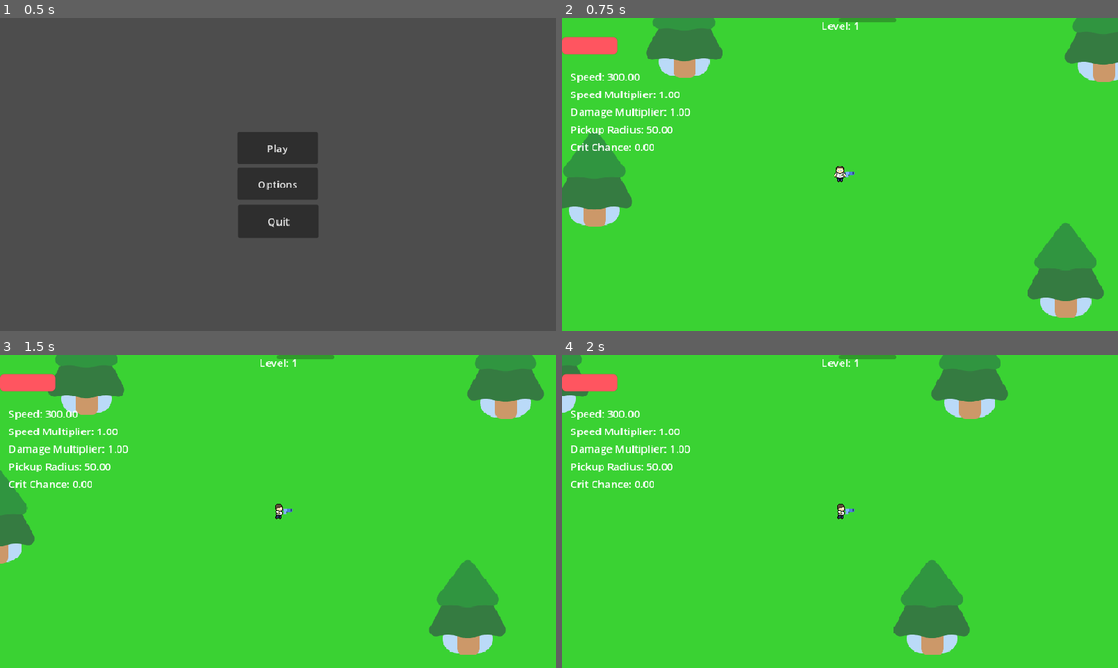
Above: before the commit, frames 1-4 (two rows, left to right).
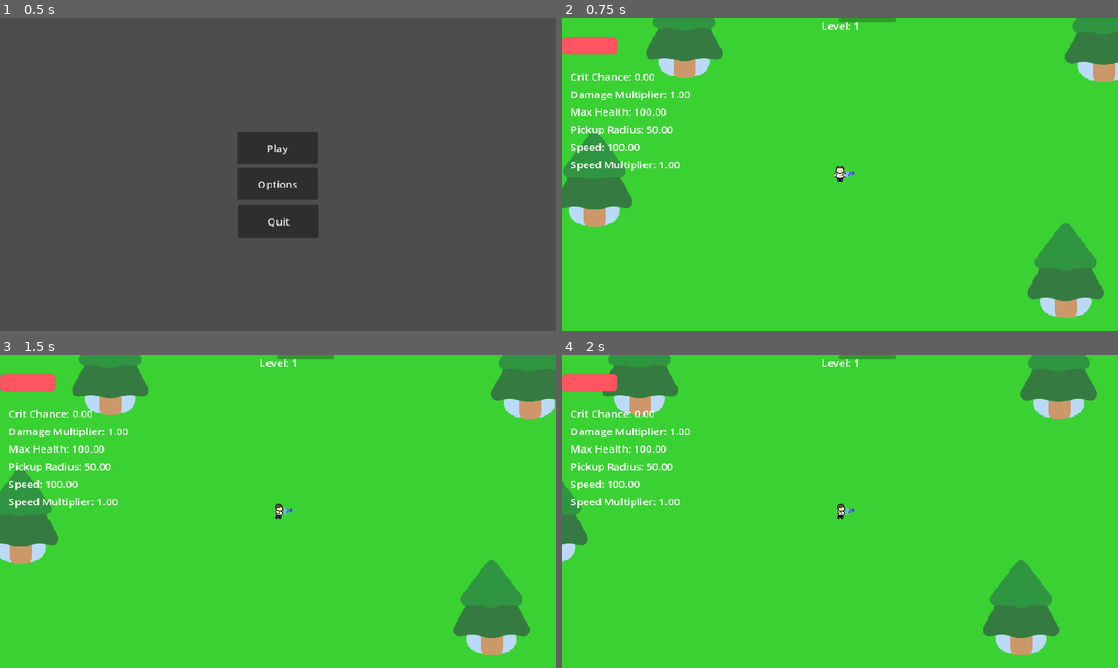
Above: after the commit, the same moments.

Repository: benz76428/labman-game-main
Game: Godot game, scene res://Main Menu/main_menu.tscn
Two runs of this game, one before a commit and one after it. Both use one fixed random seed, a clock stepped at 60 frames per second and the inputs below.
Inputs:
- Up to frame 1 (0.5 s): no input
- Up to frame 2 (0.75 s): click "Play" at 0.5 s
- Up to frame 3 (1.5 s): tap Enter at 1.25 s; hold D (walk_right) from 1.28 s (still down)
- Up to frame 4 (2 s): keep holding D (walk_right)

Frame 1 is identical in both runs. In frame 2, 1.3% of the frame differs, in the area x 1-24%, y 17-49%; in frame 3, 9.0%; in frame 4, 14%, in the area x 0-97%, y 0-96%.

Commit message:
implemented damage numbers

Diff:
--- a/Scenes/Enemies/Test_Slime/mob.gd
+++ b/Scenes/Enemies/Test_Slime/mob.gd
@@ -1,6 +1,6 @@
 extends CharacterBody2D
 
-@export var max_health: int = 5
+@export var max_health: int = 10
 @export var speed: float = 50
 @export var damage_amount: int = 10
 @export var attack_cooldown: float = 1.0
@@ -8,7 +8,7 @@
 var current_health: int
 
 const DNA_DROP = preload("res://Scenes/xp/dna_drop.tscn")
-
+const DAMAGE_NUMBER = preload("res://Scenes/ui/damage_number.tscn")
 @onready var player = get_tree().get_first_node_in_group("player")
 func _ready():
 	%Slime.play_walk()
@@ -31,7 +31,8 @@
 
 func trigger_attack_cooldown() -> void:
 	can_attack = false
-
+	if get_tree() == null:
+		return
 	await get_tree().create_timer(attack_cooldown).timeout
 
 	can_attack = true
@@ -39,6 +40,13 @@
 func take_damage(amount:float):
 	current_health -= amount
 	%Slime.play_hurt()
+
+	var dmg_indicator = DAMAGE_NUMBER.instantiate()
+	# Add it to the main scene tree so it doesn't get deleted if the mob dies
+	get_tree().current_scene.add_child(dmg_indicator)
+	# Cast the amount to an int and trigger the popup animation
+	dmg_indicator.popup(int(amount), global_position)
+
 	if current_health <= 0:
 
 		$Hitbox.set_deferred("disabled", true)
--- a/Scenes/Enemies/ranged_enemy.gd
+++ b/Scenes/Enemies/ranged_enemy.gd
@@ -8,7 +8,7 @@
 var current_health: int
 var can_shoot: bool = true
 const DNA_DROP = preload("res://Scenes/xp/dna_drop.tscn")
-
+const DAMAGE_NUMBER = preload("res://Scenes/ui/damage_number.tscn")
 @onready var player = get_tree().get_first_node_in_group("player")
 @export var projectile_scene: PackedScene
 
@@ -43,7 +43,11 @@
 func take_damage(amount):
 	current_health -= amount
 	%Slime.play_hurt()
-	print("Enemy took ", amount, " damage! Health left: ", current_health)
+	var dmg_indicator = DAMAGE_NUMBER.instantiate()
+	# Add it to the main scene tree so it doesn't get deleted if the mob dies
+	get_tree().current_scene.add_child(dmg_indicator)
+	# Cast the amount to an int and trigger the popup animation
+	dmg_indicator.popup(int(amount), global_position)
 	if current_health <= 0:
 
 		$Hitbox.set_deferred("disabled", true)
--- a/Scenes/Player/Player.tscn
+++ b/Scenes/Player/Player.tscn
@@ -203,6 +203,14 @@
 
 [node name="Player" type="CharacterBody2D" groups=["player"]]
 script = ExtResource("1_l2atl")
+base_stats = {
+"crit_chance": 0.0,
+"damage_multiplier": 1.0,
+"max_health": 100.0,
+"pickup_radius": 50.0,
+"speed": 100.0,
+"speed_multiplier": 1.0
+}
 
 [node name="AnimatedSprite2D" type="AnimatedSprite2D" parent="."]
 sprite_frames = SubResource("SpriteFrames_2mse5")
--- a/Scenes/Player/player.gd
+++ b/Scenes/Player/player.gd
@@ -5,7 +5,7 @@
 signal xp_changed(current_xp, max_xp)
 signal level_changed(new_level)
 signal health_changed(current_health, max_health)
-
+signal stats_updated
 # Preload your mutation picker scene
 const MUTATION_PICKER_SCENE = preload("res://Scenes/Mutation Picker/mutation_picker.tscn")
 
@@ -21,6 +21,7 @@
 
 # The dictionary that actually changes during gameplay
 var current_stats: Dictionary
+
 var player_direction: Vector2 = Vector2.DOWN
 # --- PROGRESSION & HEALTH VARIABLES ---
 var current_health: float
@@ -46,16 +47,10 @@
 func modify_stat(stat_name: String, amount: float):
 	if current_stats.has(stat_name):
 		current_stats[stat_name] += amount
-		print("Upgraded! ", stat_name, " is now: ", current_stats[stat_name])
-
-		# If we upgraded max health, we should also heal the player slightly!
-		if stat_name == "max_health":
-			current_health += amount
-			health_changed.emit(current_health, get_stat("max_health"))
+		print(stat_name, " increased by ", amount, ". New total: ", current_stats[stat_name])
+		stats_updated.emit() # <--- THIS IS CRITICAL FOR THE HUD
 	else:
 		print("ERROR: Tried to upgrade a stat that doesn't exist: ", stat_name)
-
-# Other scripts (like guns and walk states) call this to read a stat
 func get_stat(stat_name: String) -> float:
 	if current_stats.has(stat_name):
 		return current_stats[stat_name]
@@ -75,8 +70,7 @@
 
 func die():
 	print("Player Died!")
-	# You can add game over screen or reload logic here
-	# get_tree().reload_current_scene()
+	get_tree().change_scene_to_file("res://Main Menu/main_menu.tscn")
 
 # Enemies call this when they die and drop DNA
 func gain_xp(amount: int):
--- a/Scenes/Weapons/milk shooter/milk_nipples.gd
+++ b/Scenes/Weapons/milk shooter/milk_nipples.gd
@@ -1,35 +1,36 @@
-extends BaseWeapon # <-- Now it inherits all the auto-targeting logic!
+extends BaseWeapon
 
-# Make sure this matches your marker node name (e.g., $Muzzle, $Marker2D, etc.)
-# If you have two muzzles (since it's plural!), let me know and we can make it shoot from both!
 @onready var muzzle = $%ShootingPoint
 
-# This overrides the blank function in the base class!
-func shoot(target: Node2D):
+
+func _on_fire_timer_timeout():
 	if not projectile_scene:
 		print("ERROR: No milk projectile scene attached!")
 		return
 
 	var new_milk = projectile_scene.instantiate()
 
-	# Point the weapon exactly at the closest enemy!
-	look_at(target.global_position)
-
-	# Calculate damage using the player's dictionary
+	if player and "player_direction" in player:
+		rotation = player.player_direction.angle()
+	# 1. Calculate damage using the player's dictionary
 	var final_damage = base_damage
 	if player and player.has_method("get_stat"):
 		final_damage = base_damage * player.get_stat("damage_multiplier")
 
-	# Set up the projectile
 	new_milk.damage = final_damage
 
-	# If you don't have a Muzzle node, you can just use `global_position` instead
+	# 2. Spawn it at the muzzle
 	if muzzle:
 		new_milk.global_position = muzzle.global_position
 	else:
 		new_milk.global_position = global_position
 
-	new_milk.rotation = global_rotation
+	# 3. Ask the player which way they are facing!
+	if player and "player_direction" in player:
+		# Convert their Vector2 direction (like [1, 0] for Right) into an angle
+		new_milk.rotation = player.player_direction.angle()
+	else:
+		new_milk.rotation = 0 # Default to pointing right just in case
 
-	# Add the projectile to the world
+	# 4. Add the projectile to the world
 	get_tree().current_scene.add_child(new_milk)
--- a/Scenes/Weapons/milk shooter/milk_nipples.tscn
+++ b/Scenes/Weapons/milk shooter/milk_nipples.tscn
@@ -11,14 +11,12 @@
 collision_mask = 2
 script = ExtResource("1_71743")
 projectile_scene = ExtResource("2_5td8v")
-fire_rate = 0.0
+fire_rate = 0.5
 
 [node name="CollisionShape2D" type="CollisionShape2D" parent="."]
 shape = SubResource("CircleShape2D_dk5gl")
 
-[node name="WeaponPivot" type="Marker2D" parent="."]
+[node name="ShootingPoint" type="Marker2D" parent="."]
+unique_name_in_owner = true
+position = Vector2(22, -0.9999999)
 rotation = 0.0013343096
-
-[node name="ShootingPoint" type="Marker2D" parent="WeaponPivot"]
-unique_name_in_owner = true
-position = Vector2(21.998646, -1.0293539)
--- /dev/null
+++ b/Scenes/ui/damage_number.gd
@@ -0,0 +1,21 @@
+extends Marker2D
+
+func popup(damage_amount: int, start_position: Vector2):
+	# Set the text to the damage amount
+	$Label.text = str(damage_amount)
+
+	# Move the number to where the enemy got hit
+	global_position = start_position
+
+	# Create an animation (Tween)
+	var tween = get_tree().create_tween()
+	tween.set_parallel(true) # Run animations at the same time
+
+	# Move it up 50 pixels over 0.5 seconds
+	tween.tween_property(self, "global_position:y", global_position.y - 50, 0.5)
+
+	# Fade out the opacity (modulate:a) over 0.5 seconds
+	tween.tween_property(self, "modulate:a", 0.0, 0.5)
+
+	# When the animation finishes, delete this node
+	tween.chain().tween_callback(queue_free)
--- /dev/null
+++ b/Scenes/ui/damage_number.tscn
@@ -0,0 +1,10 @@
+[gd_scene load_steps=2 format=3 uid="uid://db7xpeftp120b"]
+
+[ext_resource type="Script" uid="uid://wfrxw8qo3oco" path="res://Scenes/ui/damage_number.gd" id="1_gef6k"]
+
+[node name="DamageNumber" type="Marker2D"]
+script = ExtResource("1_gef6k")
+
+[node name="Label" type="Label" parent="."]
+offset_right = 40.0
+offset_bottom = 23.0
--- a/Scenes/ui/hud.gd
+++ b/Scenes/ui/hud.gd
@@ -35,8 +35,6 @@
 	# Loop through every single stat in the player's dictionary!
 	for stat_name in player.current_stats.keys():
 		# Optional: Skip max_health since we already have a big visual health bar for it
-		if stat_name == "max_health":
-			continue
 
 		var new_label = Label.new()
 		stat_container.add_child(new_label)
--- a/Scripts/Mutations/damage increase/combat_stim_dna.tres
+++ b/Scripts/Mutations/damage increase/combat_stim_dna.tres
@@ -1,10 +1,9 @@
-[gd_resource type="Resource" script_class="CombatStimMutation" load_steps=2 format=3 uid="uid://brj530n0j7srx"]
+[gd_resource type="Resource" script_class="Mutation" load_steps=2 format=3 uid="uid://brj530n0j7srx"]
 
-[ext_resource type="Script" uid="uid://bpuiyvxx3aamk" path="res://Scripts/Mutations/damage increase/combat_stim_mutation.gd" id="1_ovlip"]
+[ext_resource type="Script" uid="uid://4t87huefrkpe" path="res://Scripts/Mutations/mutation.gd" id="1_ovlip"]
 
 [resource]
 script = ExtResource("1_ovlip")
-mutation_name = "Combat Stimulant"
-mutation_description = "Increase Damage Dealt"
-base_value = 2.0
-metadata/_custom_type_script = "uid://bpuiyvxx3aamk"
+mutation_name = "Combat Stim"
+target_stat = "damage_multiplier"
+base_value = 10.0
--- a/Scripts/Mutations/damage increase/combat_stim_mutation.gd
+++ /dev/null
@@ -1,13 +0,0 @@
-extends Mutation
-class_name CombatStimMutation
-
-func apply_mutation(player: Node2D):
-	if current_level >= max_level:
-		return
-
-	var amount_to_add = base_value if current_level == 0 else upgrade_value
-
-	if "damage_multiplier" in player:
-		player.damage_multiplier += amount_to_add
-
-	current_level += 1
--- a/Scripts/Mutations/fast feet/fast_feet_dna.tres
+++ b/Scripts/Mutations/fast feet/fast_feet_dna.tres
@@ -1,10 +1,9 @@
-[gd_resource type="Resource" script_class="FastFeetMutation" load_steps=2 format=3 uid="uid://dagu2cep6ge37"]
+[gd_resource type="Resource" script_class="Mutation" load_steps=2 format=3 uid="uid://dagu2cep6ge37"]
 
-[ext_resource type="Script" uid="uid://bvwqqlsucxuuc" path="res://Scripts/Mutations/fast feet/fast_feet_mutation.gd" id="1_oiisj"]
+[ext_resource type="Script" uid="uid://4t87huefrkpe" path="res://Scripts/Mutations/mutation.gd" id="1_oiisj"]
 
 [resource]
 script = ExtResource("1_oiisj")
 mutation_name = "Fast Feet"
-target_stat = "10"
+target_stat = "speed_multiplier"
 base_value = 1.0
-metadata/_custom_type_script = "uid://bvwqqlsucxuuc"
--- a/Scripts/Mutations/fast feet/fast_feet_mutation.gd
+++ /dev/null
@@ -1,16 +0,0 @@
-extends Mutation
-class_name FastFeetMutation
-
-func apply_mutation(player: Node2D):
-	if current_level >= max_level:
-		return # Stop if it's already maxed out
-
-	# 1. Simply decide which value to use in one line of code
-	var amount_to_add = base_value if current_level == 0 else upgrade_value
-
-	# 2. Apply it to the player
-	if "speed_multiplier" in player:
-		player.speed_multiplier += amount_to_add
-
-	# 3. Increase the level
-	current_level += 1
--- a/Scripts/Mutations/health upgrade/minor_health_dna.tres
+++ b/Scripts/Mutations/health upgrade/minor_health_dna.tres
@@ -1,10 +1,9 @@
-[gd_resource type="Resource" script_class="ThickHideMutation" load_steps=2 format=3 uid="uid://4efsnv3e421h"]
+[gd_resource type="Resource" script_class="Mutation" load_steps=2 format=3 uid="uid://4efsnv3e421h"]
 
-[ext_resource type="Script" uid="uid://b3j1br8hcyw0j" path="res://Scripts/Mutations/health upgrade/thick_hide_mutation.gd" id="1_sisqo"]
+[ext_resource type="Script" uid="uid://4t87huefrkpe" path="res://Scripts/Mutations/mutation.gd" id="1_ufdah"]
 
 [resource]
-script = ExtResource("1_sisqo")
-health_increase = 5000
+script = ExtResource("1_ufdah")
 mutation_name = "Thick Hide"
-target_stat = "10"
-base_value = 100.0
+target_stat = "max_health"
+base_value = 10.0
--- a/Scripts/Mutations/health upgrade/thick_hide_mutation.gd
+++ /dev/null
@@ -1,16 +0,0 @@
-# thick_hide_mutation.gd
-extends Mutation
-class_name ThickHideMutation
-
-@export var health_increase: int = 50
-
-func apply_mutation(player: Node2D) -> void:
-
-	if "max_health" in player:
-		player.max_health += health_increase
-		player.current_health += health_increase
-		print("Player mutated! Gained ", health_increase, " health.")
-
-func remove_mutation(player: Node2D) -> void:
-	if "max_health" in player:
-		player.max_health -= health_increase
Not shown, added: Scenes/ui/damage_number.gd.uid
Not shown, removed: Scripts/Mutations/damage increase/combat_stim_mutation.gd.uid
Not shown, removed: Scripts/Mutations/fast feet/fast_feet_mutation.gd.uid
Not shown, removed: Scripts/Mutations/health upgrade/thick_hide_mutation.gd.uid
